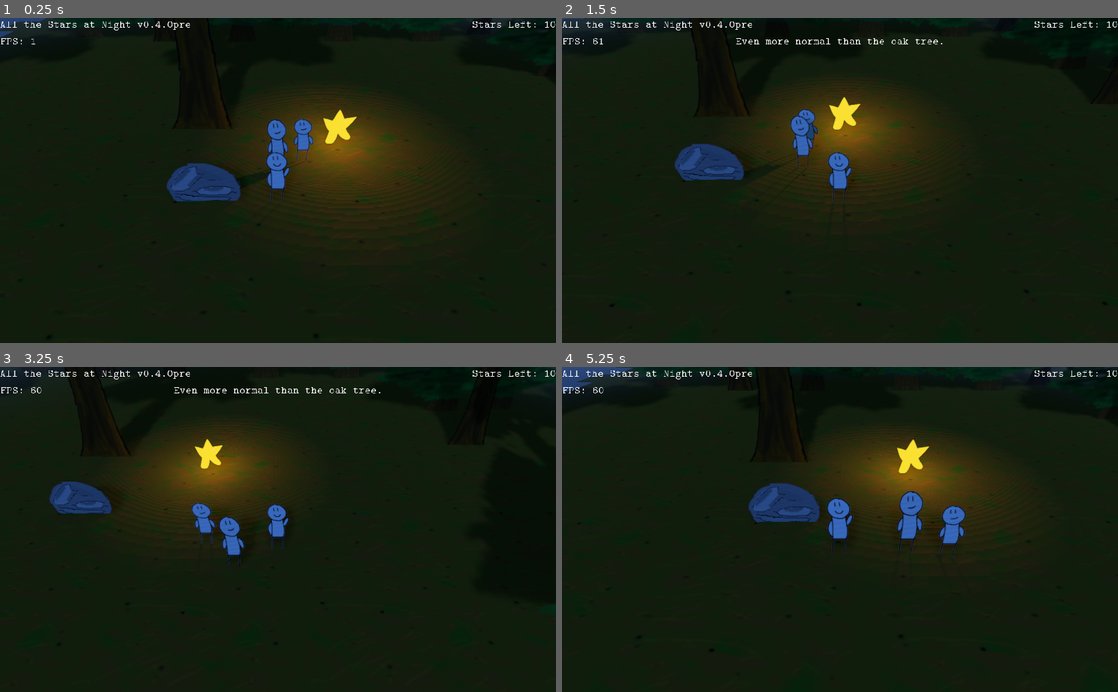
Above: before the commit, frames 1-4 (two rows, left to right).
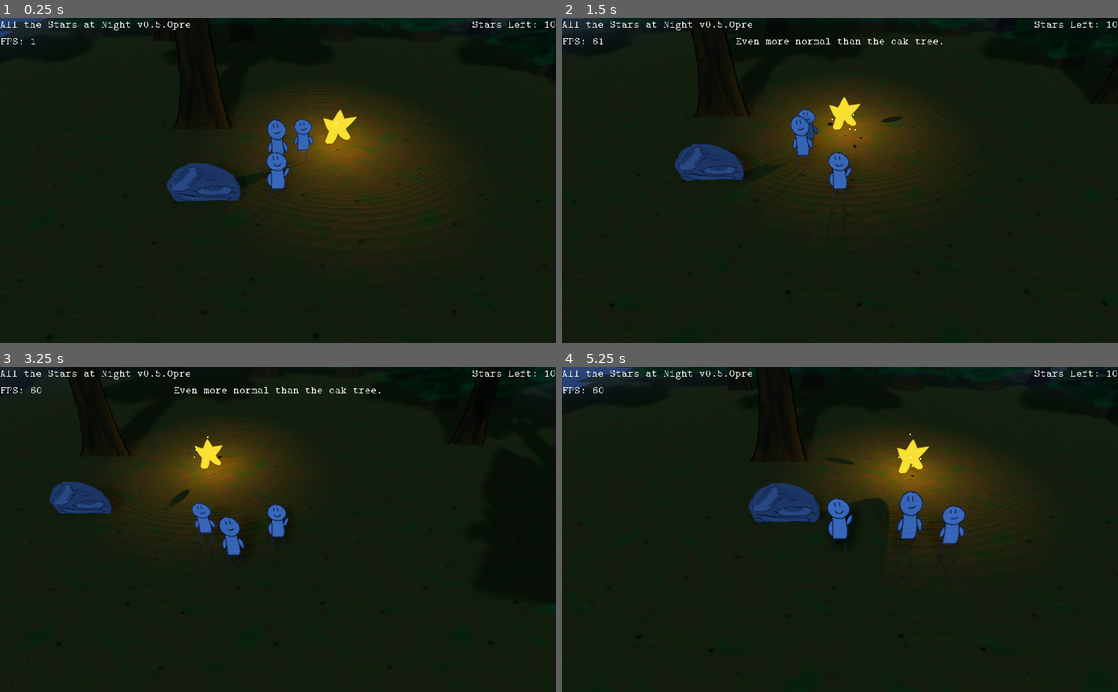
Above: after the commit, the same moments.

Repository: Schoperation/AllTheStarsAtNight
Game: Godot game, scene res://world/World.tscn
The game is run twice, just before and just after one commit, with the same random seed, the same clock (stepped at 60 frames per second) and the same inputs.
Inputs (mouse positions are in pixels of both pictures, inside the frame that each line leads up to):
- Up to frame 1 (0.25 s): no input
- Up to frame 2 (1.5 s): move the mouse to (667, 34) at 0.52 s; hold D (move_right) 0.53-1.28 s; tap Mouse wheel up (zoom_in) at 0.6 s; click (667, 34) at 0.67 s; move the mouse to (1045, 31) at 1.27 s; hold S (move_down) from 1.28 s (still down); tap Mouse wheel down (zoom_out) at 1.35 s; click (1045, 31) at 1.42 s
- Up to frame 3 (3.25 s): move the mouse to (333, 458) at 2.02 s; release S (move_down) at 2.03 s; hold D (move_right) 2.03-2.78 s; tap Mouse wheel up (zoom_in) at 2.1 s; move the mouse to (250, 594) at 2.77 s; hold W (move_up) from 2.78 s (still down); tap Mouse wheel down (zoom_out) at 2.85 s; click (250, 594) at 2.92 s
- Up to frame 4 (5.25 s): move the mouse to (1006, 578) at 3.52 s; release W (move_up) at 3.53 s; hold A (move_left) 3.53-5.03 s; tap Mouse wheel up (zoom_in) at 3.6, 5.1 s; move the mouse to (673, 480) at 4.27 s; tap Mouse wheel down (zoom_out) at 4.35 s; move the mouse to (867, 529) at 5.02 s; hold S (move_down) from 5.03 s (still down); click (867, 529) at 5.17 s

The runs differ from the first frame. In frame 1, less than 0.1% of the frame differs, in the area x 27-61%, y 1-33%; in frame 2, less than 0.1%; in frame 3, less than 0.1%; in frame 4, 0.5%, in the area x 27-65%, y 1-52%.

Commit message:
Added star particles

Diff:
--- a/environment/Star.tscn
+++ b/environment/Star.tscn
@@ -13,6 +13,31 @@
 "name": "default",
 "speed": 5.0
 } ]
+
+[sub_resource type="ParticlesMaterial" id=3]
+lifetime_randomness = 0.39
+emission_shape = 1
+emission_sphere_radius = 1.0
+direction = Vector3( 1, 1, 1 )
+spread = 180.0
+gravity = Vector3( 0, 0, 0 )
+initial_velocity = 2.0
+damping = 1.0
+
+[sub_resource type="SpatialMaterial" id=4]
+vertex_color_use_as_albedo = true
+albedo_color = Color( 0.980392, 0.968627, 0.141176, 1 )
+metallic = 0.22
+emission_enabled = true
+emission = Color( 0.964706, 0.976471, 0.690196, 1 )
+emission_energy = 1.0
+emission_operator = 0
+emission_on_uv2 = false
+
+[sub_resource type="SphereMesh" id=5]
+material = SubResource( 4 )
+radius = 0.1
+height = 0.2
 
 [node name="Star" type="RigidBody"]
 contacts_reported = 2
@@ -38,6 +63,11 @@
 light_bake_mode = 0
 shadow_enabled = true
 omni_range = 18.3204
+
+[node name="Particles" type="Particles" parent="."]
+lifetime = 2.03
+process_material = SubResource( 3 )
+draw_pass_1 = SubResource( 5 )
 [connection signal="body_entered" from="." to="." method="_on_Star_body_entered"]
 [connection signal="mouse_entered" from="." to="." method="_on_Star_mouse_entered"]
 [connection signal="mouse_exited" from="." to="." method="_on_Star_mouse_exited"]
--- a/ui/UI.tscn
+++ b/ui/UI.tscn
@@ -89,6 +89,7 @@
 custom_fonts/normal_font = ExtResource( 1 )
 bbcode_enabled = true
 bbcode_text = "Error score"
+text = "Error score"
 scroll_active = false
 script = ExtResource( 4 )
 __meta__ = {
--- a/ui/Version.gd
+++ b/ui/Version.gd
@@ -3,7 +3,7 @@
 # Version
 var gameName = "All the Stars at Night"
 var desc = "Explore an in-depth forest with an in-depth duo"
-var version = "0.4.0pre"
+var version = "0.5.0pre"
 
 func _ready():
 	# Change version
Not shown: 1 places in environment/Star.tscn that only renumber resources
